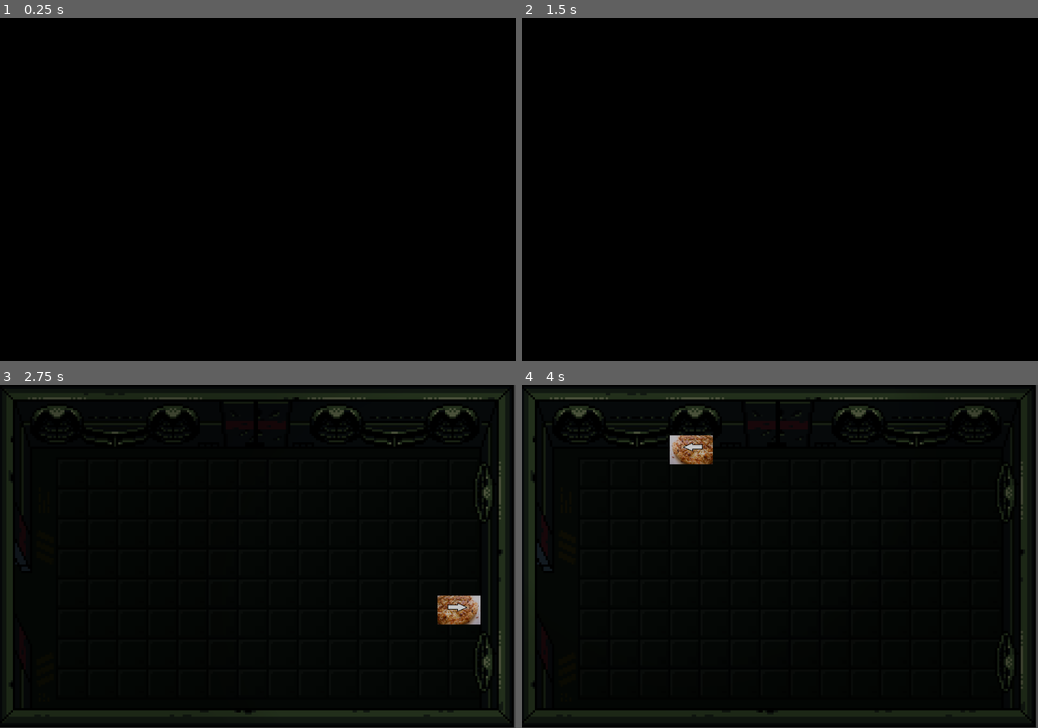
Above: before the commit, frames 1-4 (two rows, left to right).
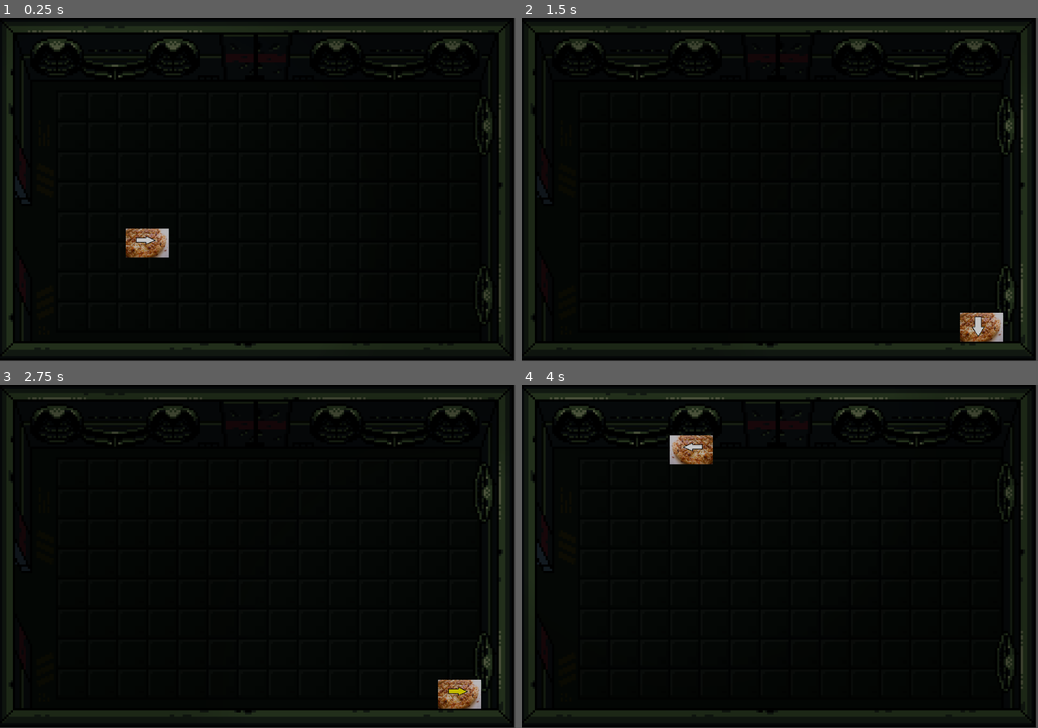
Above: after the commit, the same moments.

Repository: feyrkh/game-jam
Game: Godot game, scene res://levels/main/Main.tscn
Same seed, same stepped clock (60 frames per second), same inputs: the game is played once before the commit and once after it.
Inputs:
- Up to frame 1 (0.25 s): no input
- Up to frame 2 (1.5 s): tap Enter (ui_accept) at 0.5, 0.77 s; hold Right (ui_right) 0.53-1.28 s; hold Down (ui_down) from 1.28 s (still down)
- Up to frame 3 (2.75 s): tap Enter (ui_accept) at 1.52 s; release Down (ui_down) at 2.03 s; hold Right (ui_right) from 2.03 s (still down)
- Up to frame 4 (4 s): release Right (ui_right) at 2.78 s; hold Up (ui_up) 2.78-3.53 s; tap Enter (ui_accept) at 3.02, 3.5, 3.77 s; hold Left (ui_left) from 3.53 s (still down)

The runs differ from the first frame. In frame 1, 9.3% of the frame differs, in the area x 0-100%, y 0-100%; in frame 2, 9.3%; in frame 3, 1.4%; in frame 4, nothing differs.

Commit message:
Added room teleporters, limited motion in hallways, reworked camera fade

Diff:
--- a/01_space_horror/camera/FixedCameraArea.tscn
+++ b/01_space_horror/camera/FixedCameraArea.tscn
@@ -11,6 +11,7 @@
 script = ExtResource( 1 )
 
 [node name="CollisionShape2D" type="CollisionShape2D" parent="."]
+visible = false
 shape = SubResource( 1 )
 __meta__ = {
 "_edit_lock_": true
--- a/01_space_horror/camera/FixedCameraTrigger.gd
+++ b/01_space_horror/camera/FixedCameraTrigger.gd
@@ -21,6 +21,7 @@
 	elif cameraFocus == FocusDirection.Right:
 		$CameraFocus.position = self.global_position + Vector2(shape.extents.x/2, 0)
 	elif cameraFocus == FocusDirection.Left:
+		print_debug("Adjusting from ", self.global_position, " to ", self.global_position - Vector2(shape.extents.x/2, 0))
 		$CameraFocus.position = self.global_position - Vector2(shape.extents.x/2, 0)
 
 func _on_FixedCameraTrigger_body_entered(_body):
@@ -33,10 +34,16 @@
 	if cameraFocus == FocusDirection.Center:
 		fixedX = false
 		fixedY = false
+		if _body.has_method("enableLeftRight"): _body.enableLeftRight()
+		if _body.has_method("enableUpDown"): _body.enableUpDown()
 	elif cameraFocus == FocusDirection.Left or cameraFocus == FocusDirection.Right:
+		if _body.has_method("enableLeftRight"): _body.enableLeftRight()
+		if _body.has_method("disableUpDown"): _body.disableUpDown()
 		fixedX = false
 		fixedY = true
 	elif cameraFocus == FocusDirection.Up or cameraFocus == FocusDirection.Down:
+		if _body.has_method("disableLeftRight"): _body.disableLeftRight()
+		if _body.has_method("enableUpDown"): _body.enableUpDown()
 		fixedX = true
 		fixedY = false
 
--- a/01_space_horror/camera/MixedModeCamera.gd
+++ b/01_space_horror/camera/MixedModeCamera.gd
@@ -21,6 +21,7 @@
 func _ready():
 	target = get_node(targetPath)
 	visible = true
+	pause_mode = PAUSE_MODE_PROCESS
 
 func _physics_process(_delta):
 	if following:
@@ -37,45 +38,16 @@
 		shouldTransition = true
 	lastEnteredRegion = fixedArea
 	following = false
-	if shouldTransition:
-		startTransition()
 	position = fixedArea.position
 	self.fixedX = fx
 	self.fixedY = fy
 	self.lastX = position.x
 	self.lastY = position.y
-	if shouldTransition:
-		finishTransition()
 
 
 func on_fixed_mode_exited(fixedArea:Position2D, shouldTransition:bool):
 	if lastEnteredRegion == fixedArea:
-		if shouldTransition:
-			startTransition()
 		following = true
-		print_debug("following player")
-		if shouldTransition:
-			finishTransition()
-
-func startTransition():
-	if get_tree() == null:
-		return
-	for player in get_tree().get_nodes_in_group("player"):
-		if player.has_method("disableInput"): player.disableInput()
-	get_tree().paused = true
-	$AnimationPlayer.play("fadeout")
-	yield($AnimationPlayer, "animation_finished")
-	self.pause_mode = Node.PAUSE_MODE_PROCESS
-
-func finishTransition():
-	$Timer.start()
-	yield($Timer, "timeout")
-	$AnimationPlayer.play("fadein")
-	yield($AnimationPlayer, "animation_finished")
-	get_tree().paused = false
-	for player in get_tree().get_nodes_in_group("player"):
-		if player.has_method("enableInput"): player.enableInput()
-	self.pause_mode = Node.PAUSE_MODE_INHERIT
 
 
 func _on_StarbeastRoom_approachFinished():
--- a/01_space_horror/camera/MixedModeCamera.tscn
+++ b/01_space_horror/camera/MixedModeCamera.tscn
@@ -1,60 +1,9 @@
-[gd_scene load_steps=4 format=2]
+[gd_scene load_steps=2 format=2]
 
 [ext_resource path="res://camera/MixedModeCamera.gd" type="Script" id=1]
 
-[sub_resource type="Animation" id=1]
-resource_name = "fadein"
-length = 1.5
-tracks/0/type = "value"
-tracks/0/path = NodePath("ColorRect:color")
-tracks/0/interp = 1
-tracks/0/loop_wrap = true
-tracks/0/imported = false
-tracks/0/enabled = true
-tracks/0/keys = {
-"times": PoolRealArray( 0, 0.2, 0.4, 0.5, 0.8, 1.5 ),
-"transitions": PoolRealArray( 1, 1, 1, 1, 1, 1 ),
-"update": 0,
-"values": [ Color( 0, 0, 0, 1 ), Color( 0.321569, 0.0823529, 0.0823529, 1 ), Color( 0, 0, 0, 1 ), Color( 0, 0, 0, 1 ), Color( 0, 0, 0, 1 ), Color( 0, 0, 0, 0 ) ]
-}
-
-[sub_resource type="Animation" id=2]
-length = 0.25
-tracks/0/type = "value"
-tracks/0/path = NodePath("ColorRect:color")
-tracks/0/interp = 1
-tracks/0/loop_wrap = true
-tracks/0/imported = false
-tracks/0/enabled = true
-tracks/0/keys = {
-"times": PoolRealArray( 0, 0.2 ),
-"transitions": PoolRealArray( 1, 1 ),
-"update": 0,
-"values": [ Color( 0, 0, 0, 0 ), Color( 0, 0, 0, 1 ) ]
-}
-
 [node name="MixedModeCamera" type="Camera2D"]
-position = Vector2( 131.741, 114.069 )
 z_index = 4000
 z_as_relative = false
 smoothing_speed = 10.0
 script = ExtResource( 1 )
-
-[node name="ColorRect" type="ColorRect" parent="."]
-margin_left = -500.0
-margin_top = -500.0
-margin_right = 500.0
-margin_bottom = 500.0
-color = Color( 0, 0, 0, 0 )
-__meta__ = {
-"_edit_use_anchors_": false
-}
-
-[node name="AnimationPlayer" type="AnimationPlayer" parent="."]
-pause_mode = 2
-anims/fadein = SubResource( 1 )
-anims/fadeout = SubResource( 2 )
-
-[node name="Timer" type="Timer" parent="."]
-wait_time = 0.5
-one_shot = true
--- a/01_space_horror/levels/demo/MachineInteractionDemo.tscn
+++ b/01_space_horror/levels/demo/MachineInteractionDemo.tscn
@@ -6,6 +6,7 @@
 [ext_resource path="res://camera/MixedModeCamera.tscn" type="PackedScene" id=4]
 [ext_resource path="res://camera/FixedCameraArea.tscn" type="PackedScene" id=5]
 [ext_resource path="res://levels/main/left_exit_room.tscn" type="PackedScene" id=6]
+[ext_resource path="res://props/teleporter/Teleporter.tscn" type="PackedScene" id=8]
 
 [node name="Main" type="Node2D"]
 __meta__ = {
@@ -25,8 +26,16 @@
 targetPath = NodePath("../TileMap/YSort/Player")
 following = true
 
-[node name="stargazing2" parent="." instance=ExtResource( 6 )]
-position = Vector2( 495.321, 76.6603 )
+[node name="Rooms" type="Node" parent="."]
+
+[node name="Room1" parent="Rooms" instance=ExtResource( 6 )]
+position = Vector2( 500.567, 77.2438 )
+z_index = -11
+
+[node name="Hall1L" parent="Rooms" instance=ExtResource( 5 )]
+position = Vector2( 311.304, 81 )
+scale = Vector2( 0.5, 0.5 )
+cameraFocus = 2
 
 [node name="TileMap" type="TileMap" parent="."]
 position = Vector2( 370.205, 0 )
@@ -38,7 +47,7 @@
 [node name="YSort" type="YSort" parent="TileMap"]
 
 [node name="Player" parent="TileMap/YSort" instance=ExtResource( 2 )]
-position = Vector2( 61.9815, 93.5192 )
+position = Vector2( -19.6934, 108.926 )
 speed = 80
 
 [node name="PowerStation2" parent="TileMap/YSort" instance=ExtResource( 3 )]
@@ -48,19 +57,21 @@
 position = Vector2( 64.2844, 35.6414 )
 
 [node name="PowerStation" parent="TileMap/YSort" instance=ExtResource( 3 )]
-position = Vector2( -19.1703, 96.1895 )
+position = Vector2( -40.9715, 90.9721 )
 
-[node name="Node" type="Node" parent="."]
+[node name="Teleporters" type="Node" parent="."]
 
-[node name="Room1" parent="Node" instance=ExtResource( 5 )]
-visible = false
-position = Vector2( 491, 81 )
+[node name="Teleporter" parent="Teleporters" instance=ExtResource( 8 )]
+position = Vector2( 403.624, 100.614 )
 
-[node name="Hall1L" parent="Node" instance=ExtResource( 5 )]
-visible = false
-position = Vector2( 311.304, 81 )
-scale = Vector2( 0.5, 0.5 )
-cameraFocus = 2
+[node name="Position2D" type="Position2D" parent="Teleporters/Teleporter"]
+position = Vector2( -53.3071, 8.72465 )
+
+[node name="Teleporter2" parent="Teleporters" instance=ExtResource( 8 )]
+position = Vector2( 367.1, 97.0206 )
+
+[node name="Position2D" type="Position2D" parent="Teleporters/Teleporter2"]
+position = Vector2( 44.1778, 4.19608 )
 
 [node name="CanvasLayer" type="CanvasLayer" parent="." groups=[
 "ui_layer",
--- a/01_space_horror/levels/demo/PowerStation.gd
+++ b/01_space_horror/levels/demo/PowerStation.gd
@@ -6,8 +6,8 @@
 func _ready():
 	originalLightMask = self.light_mask
 
-func _on_ActivationArea_area_entered(area):
+func _on_ActivationArea_area_entered(_area):
 	self.light_mask = 0
 
-func _on_ActivationArea_area_exited(area):
+func _on_ActivationArea_area_exited(_area):
 	self.light_mask = originalLightMask
--- a/01_space_horror/levels/main/hall_1.tscn
+++ b/01_space_horror/levels/main/hall_1.tscn
@@ -9,4 +9,5 @@
 [node name="FixedCameraArea" parent="." instance=ExtResource( 2 )]
 position = Vector2( 60.0263, 1.01477 )
 scale = Vector2( 0.5, 0.5 )
+z_index = -10
 cameraFocus = 2
--- a/01_space_horror/levels/main/hall_2.tscn
+++ b/01_space_horror/levels/main/hall_2.tscn
@@ -5,6 +5,7 @@
 
 [node name="hallway" type="Sprite"]
 scale = Vector2( -1, 1 )
+z_index = -10
 texture = ExtResource( 1 )
 
 [node name="FixedCameraArea" parent="." instance=ExtResource( 2 )]
--- a/01_space_horror/levels/main/left_exit_room.tscn
+++ b/01_space_horror/levels/main/left_exit_room.tscn
@@ -12,7 +12,8 @@
 [sub_resource type="RectangleShape2D" id=3]
 extents = Vector2( 39.7928, 4.48035 )
 
-[node name="stargazing2" type="Sprite"]
+[node name="LeftExitRoom" type="Sprite"]
+z_index = -10
 texture = ExtResource( 1 )
 
 [node name="StaticBody2D" type="StaticBody2D" parent="."]
@@ -41,4 +42,5 @@
 shape = SubResource( 1 )
 
 [node name="FixedCameraArea" parent="." instance=ExtResource( 2 )]
+visible = false
 position = Vector2( 1.03012, 0.239563 )
--- a/01_space_horror/player/Controller.gd
+++ b/01_space_horror/player/Controller.gd
@@ -4,6 +4,10 @@
 
 var velocity = Vector2()
 var processInput = true
+# if you're in a room where you can only move up and down, disable this
+var leftRightInput = true
+# if you're in a room where you can only move left and right, disable this
+var upDownInput = true
 
 onready var animatedSprite:AnimatedSprite = $AnimatedSprite
 onready var triggerZoneArea:Area2D = $InteractTriggerArea
@@ -28,14 +32,17 @@
 			if interactable != null:
 				interactable.interact()
 
-	if Input.is_action_pressed('ui_right'):
-		velocity.x += 1
-	if Input.is_action_pressed('ui_left'):
-		velocity.x -= 1
-	if Input.is_action_pressed('ui_down'):
-		velocity.y += 1
-	if Input.is_action_pressed('ui_up'):
-		velocity.y -= 1
+	if leftRightInput:
+		if Input.is_action_pressed('ui_right'):
+			velocity.x += 1
+		if Input.is_action_pressed('ui_left'):
+			velocity.x -= 1
+
+	if upDownInput:
+		if Input.is_action_pressed('ui_down'):
+			velocity.y += 1
+		if Input.is_action_pressed('ui_up'):
+			velocity.y -= 1
 
 	if velocity.x < 0:
 		animatedSprite.flip_h = true
@@ -57,3 +64,19 @@
 func _physics_process(_delta):
 	get_input()
 	velocity = move_and_slide(velocity)
+
+func teleport(newGlobalPosition:Vector2):
+	if get_tree() == null:
+		return
+	disableInput()
+	get_tree().paused = true
+	$FadeOutRect.set_global_position(global_position - $FadeOutRect.rect_size/2)
+	$ScreenFadeAnimationPlayer.play("fadeout")
+	yield($ScreenFadeAnimationPlayer, "animation_finished")
+	global_position = newGlobalPosition
+	$ScreenFadeTimer.start()
+	get_tree().paused = false
+	yield($ScreenFadeTimer, "timeout")
+	$ScreenFadeAnimationPlayer.play("fadein")
+	yield($ScreenFadeAnimationPlayer, "animation_finished")
+	enableInput()
--- /dev/null
+++ b/01_space_horror/player/MapDetector.gd
@@ -0,0 +1,13 @@
+extends KinematicBody2D
+
+func disableLeftRight():
+	get_parent().leftRightInput = false
+
+func enableLeftRight():
+	get_parent().leftRightInput = true
+
+func disableUpDown():
+	get_parent().upDownInput = false
+
+func enableUpDown():
+	get_parent().upDownInput = true
--- a/01_space_horror/player/Player.tscn
+++ b/01_space_horror/player/Player.tscn
@@ -8,6 +8,7 @@
 [ext_resource path="res://player/player-up.png" type="Texture" id=6]
 [ext_resource path="res://player/player-right2.png" type="Texture" id=7]
 [ext_resource path="res://player/light_shadow_light_blob.png" type="Texture" id=8]
+[ext_resource path="res://player/MapDetector.gd" type="Script" id=9]
 
 [sub_resource type="SpriteFrames" id=1]
 animations = [ {
@@ -38,8 +39,64 @@
 [sub_resource type="CircleShape2D" id=3]
 radius = 0.01
 
+[sub_resource type="Animation" id=4]
+resource_name = "fadein"
+tracks/0/type = "value"
+tracks/0/path = NodePath("FadeOutRect:visible")
+tracks/0/interp = 1
+tracks/0/loop_wrap = true
+tracks/0/imported = false
+tracks/0/enabled = true
+tracks/0/keys = {
+"times": PoolRealArray( 0, 1 ),
+"transitions": PoolRealArray( 1, 1 ),
+"update": 1,
+"values": [ true, false ]
+}
+tracks/1/type = "value"
+tracks/1/path = NodePath("FadeOutRect:color")
+tracks/1/interp = 1
+tracks/1/loop_wrap = true
+tracks/1/imported = false
+tracks/1/enabled = true
+tracks/1/keys = {
+"times": PoolRealArray( 0, 0.001, 1 ),
+"transitions": PoolRealArray( 1, 1, 1 ),
+"update": 0,
+"values": [ Color( 0, 0, 0, 0 ), Color( 0.145098, 0.141176, 0.141176, 1 ), Color( 0.145098, 0.141176, 0.141176, 0 ) ]
+}
+
+[sub_resource type="Animation" id=5]
+resource_name = "fadeout"
+length = 0.5
+tracks/0/type = "value"
+tracks/0/path = NodePath("FadeOutRect:visible")
+tracks/0/interp = 1
+tracks/0/loop_wrap = true
+tracks/0/imported = false
+tracks/0/enabled = true
+tracks/0/keys = {
+"times": PoolRealArray( 0 ),
+"transitions": PoolRealArray( 1 ),
+"update": 1,
+"values": [ true ]
+}
+tracks/1/type = "value"
+tracks/1/path = NodePath("FadeOutRect:color")
+tracks/1/interp = 1
+tracks/1/loop_wrap = true
+tracks/1/imported = false
+tracks/1/enabled = true
+tracks/1/keys = {
+"times": PoolRealArray( 0, 0.5 ),
+"transitions": PoolRealArray( 1, 1 ),
+"update": 0,
+"values": [ Color( 0, 0, 0, 0 ), Color( 0.145098, 0.141176, 0.141176, 1 ) ]
+}
+
 [node name="KinematicBody2D" type="KinematicBody2D" groups=[
 "player",
+"teleportable",
 ]]
 script = ExtResource( 5 )
 speed = 50
@@ -88,6 +145,7 @@
 [node name="MapDetector" type="KinematicBody2D" parent="."]
 collision_layer = 0
 collision_mask = 524288
+script = ExtResource( 9 )
 __meta__ = {
 "_edit_lock_": true
 }
@@ -97,3 +155,23 @@
 __meta__ = {
 "_edit_lock_": true
 }
+
+[node name="ScreenFadeTimer" type="Timer" parent="."]
+pause_mode = 2
+
+[node name="ScreenFadeAnimationPlayer" type="AnimationPlayer" parent="."]
+pause_mode = 2
+anims/fadein = SubResource( 4 )
+anims/fadeout = SubResource( 5 )
+
+[node name="FadeOutRect" type="ColorRect" parent="."]
+visible = false
+light_mask = 0
+margin_left = -2500.0
+margin_top = -2500.0
+margin_right = 2500.0
+margin_bottom = 2500.0
+color = Color( 0.145098, 0.141176, 0.141176, 0 )
+__meta__ = {
+"_edit_use_anchors_": false
+}
--- a/01_space_horror/props/powerStation/PowerStation.gd
+++ b/01_space_horror/props/powerStation/PowerStation.gd
@@ -27,7 +27,7 @@
 	for player in get_tree().get_nodes_in_group("player"):
 		if player.has_method("disableInput"): player.disableInput()
 
-func restoreUserInput(powerLevel):
-	setPowerLevel(powerLevel)
+func restoreUserInput(newPowerLevel):
+	setPowerLevel(newPowerLevel)
 	for player in get_tree().get_nodes_in_group("player"):
 		if player.has_method("enableInput"): player.enableInput()
--- a/01_space_horror/props/powerStation/minigame/SimpleLineGame.gd
+++ b/01_space_horror/props/powerStation/minigame/SimpleLineGame.gd
@@ -14,7 +14,6 @@
 var markerPixelsPerSec
 var successLineStart
 var successLineEnd
-var markerX
 var markerResetStyleBounce
 var markerDirection
 var markerMoveStyle
--- /dev/null
+++ b/01_space_horror/props/teleporter/Teleporter.gd
@@ -0,0 +1,20 @@
+extends Area2D
+
+var _targetPosition2D
+
+func _ready():
+	_targetPosition2D = get_node("Position2D")
+	if _targetPosition2D == null:
+		push_error("Teleporter must have Position2D child attached")
+
+func _on_Teleporter_body_entered(body:KinematicBody2D):
+	# find teleportable body in scene tree if possible
+	var curNode = body
+	while curNode != null and curNode.get_groups().find("teleportable") == -1:
+		curNode = curNode.get_parent()
+	if curNode != null:
+		body = curNode
+	if body.has_method("teleport"):
+		body.teleport(_targetPosition2D.global_position)
+	else:
+		body.global_position = _targetPosition2D.global_position
--- /dev/null
+++ b/01_space_horror/props/teleporter/Teleporter.tscn
@@ -0,0 +1,16 @@
+[gd_scene load_steps=3 format=2]
+
+[ext_resource path="res://props/teleporter/Teleporter.gd" type="Script" id=1]
+
+[sub_resource type="RectangleShape2D" id=1]
+extents = Vector2( 3.26596, 19.2254 )
+
+[node name="Teleporter" type="Area2D"]
+position = Vector2( 0.575928, 0 )
+collision_layer = 524288
+collision_mask = 0
+script = ExtResource( 1 )
+
+[node name="CollisionShape2D" type="CollisionShape2D" parent="."]
+shape = SubResource( 1 )
+[connection signal="body_entered" from="." to="." method="_on_Teleporter_body_entered"]
Not shown: 1 places in 01_space_horror/levels/demo/MachineInteractionDemo.tscn that only renumber resources
Not shown: 1 places in 01_space_horror/player/Player.tscn that only renumber resources
